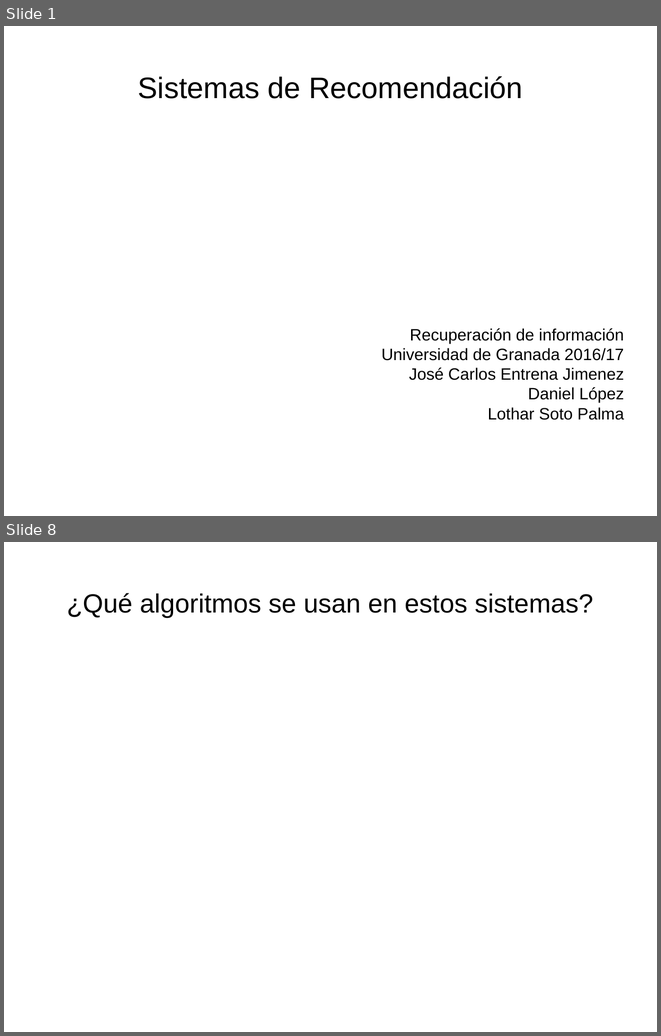
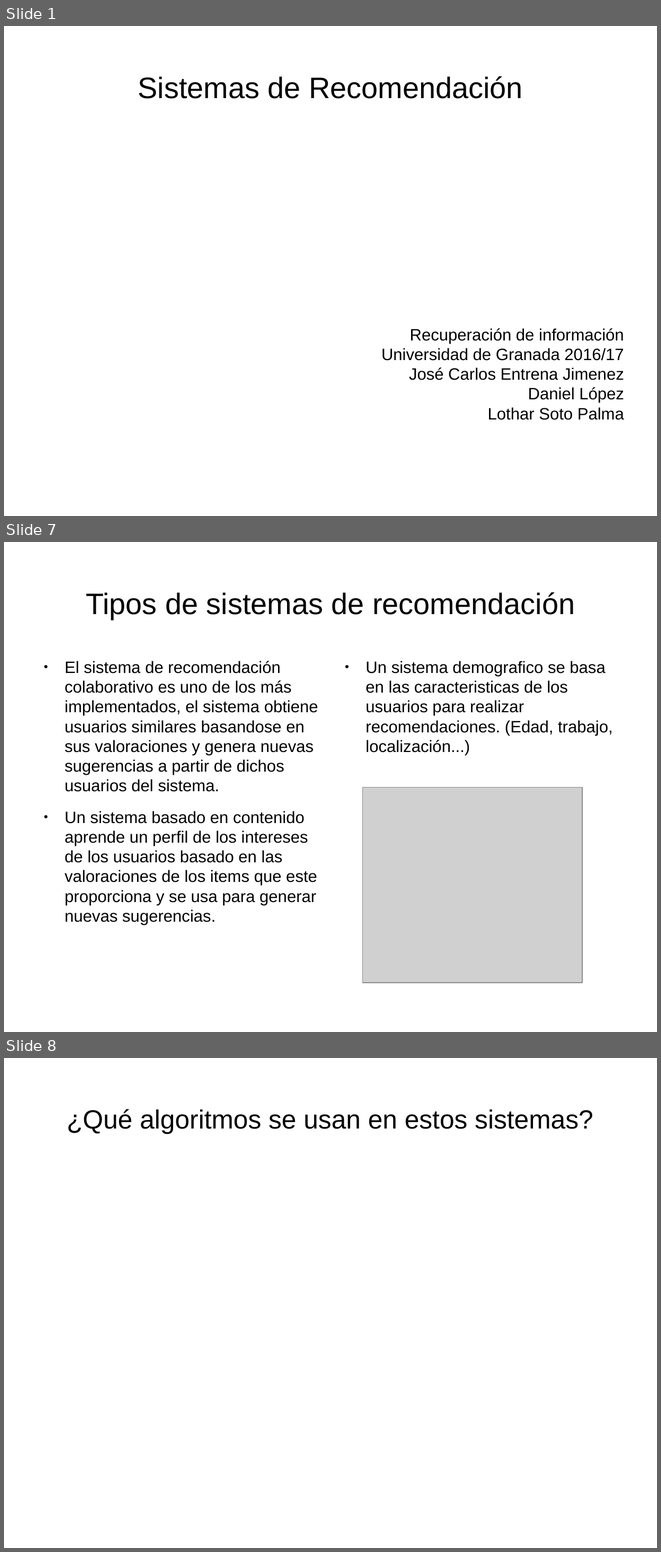
Before and after one commit to Lothar94/Recuperacion_Informacion, a slide deck: Practica 1/PresentacionSR.odp. Shown one above the other, each under a label of ours: slides 1 and 8 before the commit, slides 1, 7 and 8 after it; the slides between them are not shown. The pictures are 661x1036 and 661x1552 pixels, drawn with LibreOffice and Linux fonts; fonts in the diff are those of the drawing; grey boxes stand for pictures. Boxes give left, top, right and bottom in pixels: in the first picture for what was removed or moved away, otherwise in the second. Text is boxed around its words. In the diff, an @@ line names an element or a change of style, - is before the commit and + after.

```diff
--- a/Practica 1/PresentacionSR.odp
+++ b/Practica 1/PresentacionSR.odp
@@ slide 7 added at box(4, 542, 657, 1032), background #FFFFFF @@
@@ title added at box(86, 592, 575, 619), 36 pt, text #000000 @@
+Tipos de sistemas de recomendación
@@ text added at box(64, 661, 318, 925), 20 pt, text #000000 @@
+● El sistema de recomendación colaborativo es uno de los más implementados, el sistema obtiene usuarios similares basandose en sus valoraciones y genera nuevas sugerencias a partir de dichos usuarios del sistema.
+● Un sistema basado en contenido aprende un perfil de los intereses de los usuarios basado en las valoraciones de los items que este proporciona y se usa para generar nuevas sugerencias.
@@ text added at box(365, 661, 613, 755), 20 pt, text #000000 @@
+● Un sistema demografico se basa en las caracteristicas de los usuarios para realizar recomendaciones. (Edad, trabajo, localización...)
@@ picture added at box(362, 787, 582, 983) @@
```
Also in this commit, not shown: 4 slides changed, 1 other slide added, 2 slides removed, 13 other files.
